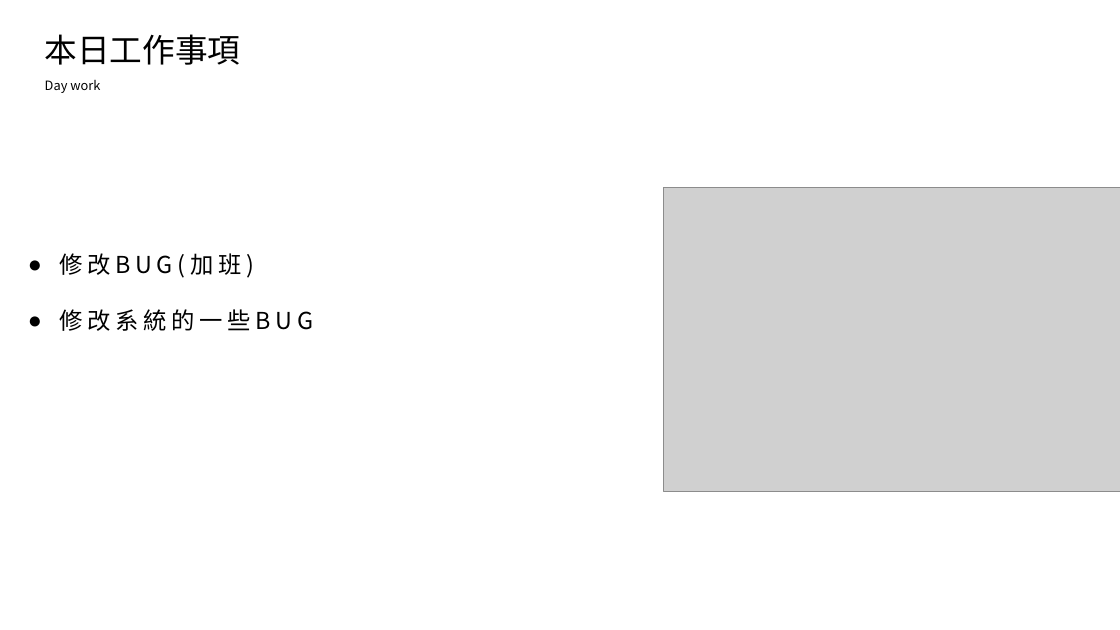
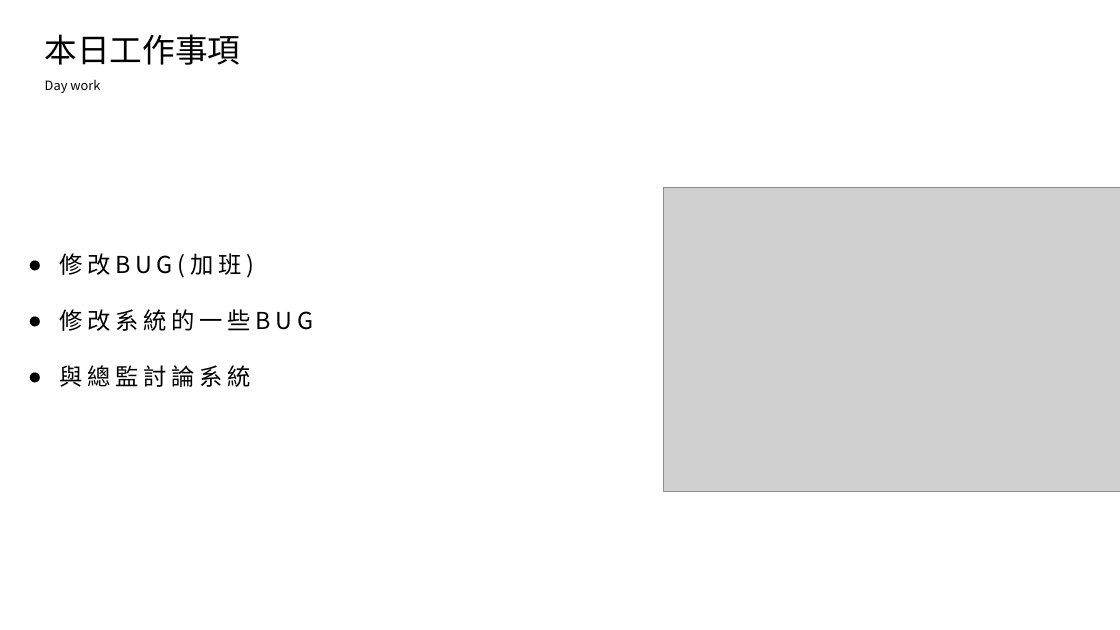
Before and after one commit to king637324/KnowledgeGreenhouseSystem, a slide deck: slide 2 of 工作日報_葉柏漢/2021.09/2021.09.14(加班)~2021.09.15工作日報_葉柏漢.pptx. Drawn at 1120x630 pixels with LibreOffice and Linux fonts; fonts in the diff are those of the drawing; grey boxes stand for pictures. Boxes give left, top, right and bottom in pixels: in the first picture for what was removed or moved away, otherwise in the second. Text is boxed around its words. In the diff, an @@ line names an element or a change of style, - is before the commit and + after.

```diff
--- a/工作日報_葉柏漢/2021.09/2021.09.14(加班)~2021.09.15工作日報_葉柏漢.pptx
+++ b/工作日報_葉柏漢/2021.09/2021.09.14(加班)~2021.09.15工作日報_葉柏漢.pptx
@@ text at (59, 365, 251, 387): paragraph added @@
+● 與總監討論系統
```
Also in this commit, not shown: 1 other slide changed, 9 other files.
